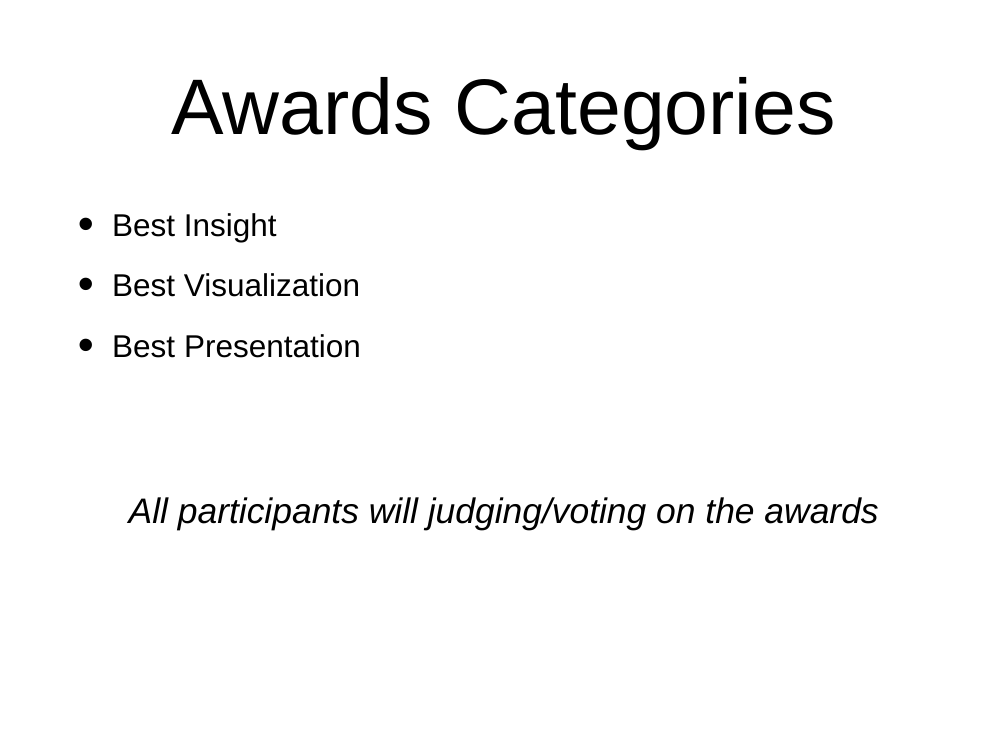
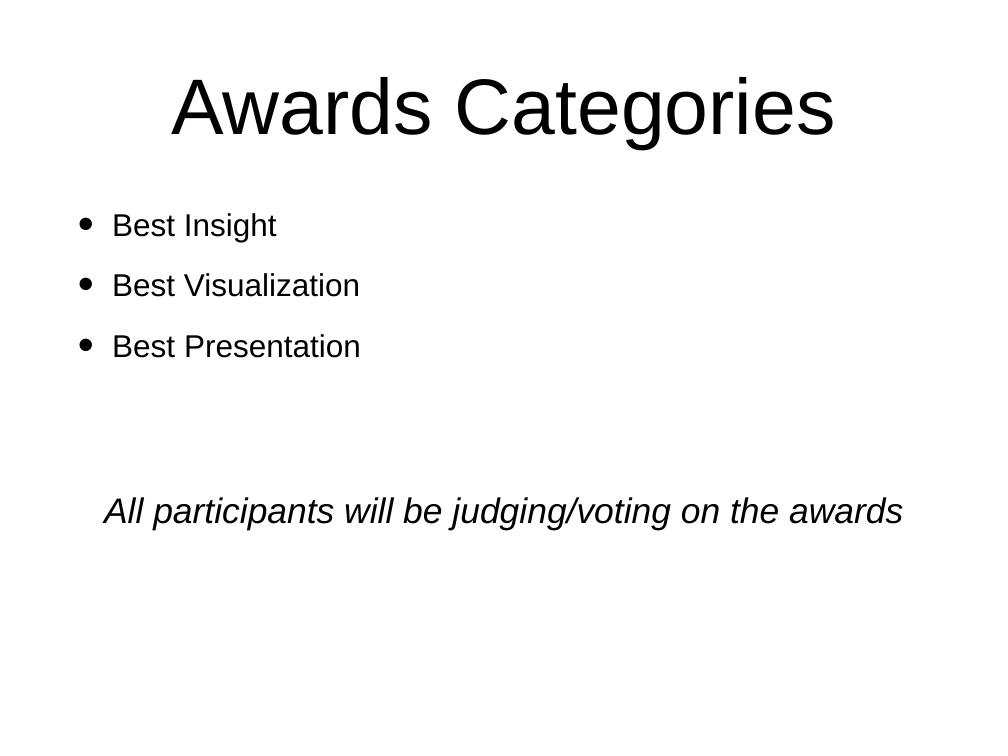
Before and after one commit to socalrug/hackathon-2021-04, a slide deck: slide 6 of admin/intro_slides/hackathon_intro_slides.pptx. Drawn at 1008x756 pixels with LibreOffice and Linux fonts; fonts in the diff are those of the drawing. Boxes give left, top, right and bottom in pixels: in the first picture for what was removed or moved away, otherwise in the second. Text is boxed around its words. In the diff, an @@ line names an element or a change of style, - is before the commit and + after.

```diff
--- a/admin/intro_slides/hackathon_intro_slides.pptx
+++ b/admin/intro_slides/hackathon_intro_slides.pptx
@@ text at bbox=[104, 497, 903, 531]: text changed @@
-All participants will judging/voting on the awards
+All participants will be judging/voting on the awards
```
Also in this commit, not shown: 2 other slides changed, 2 other files.
